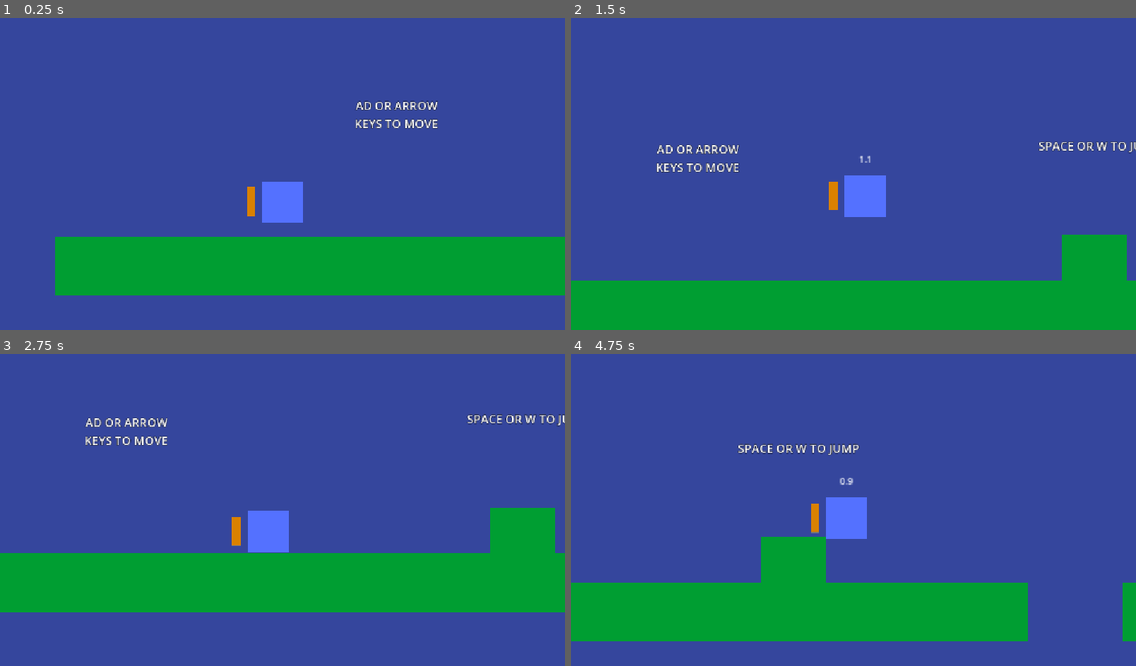
Above: before the commit, frames 1-4 (two rows, left to right).
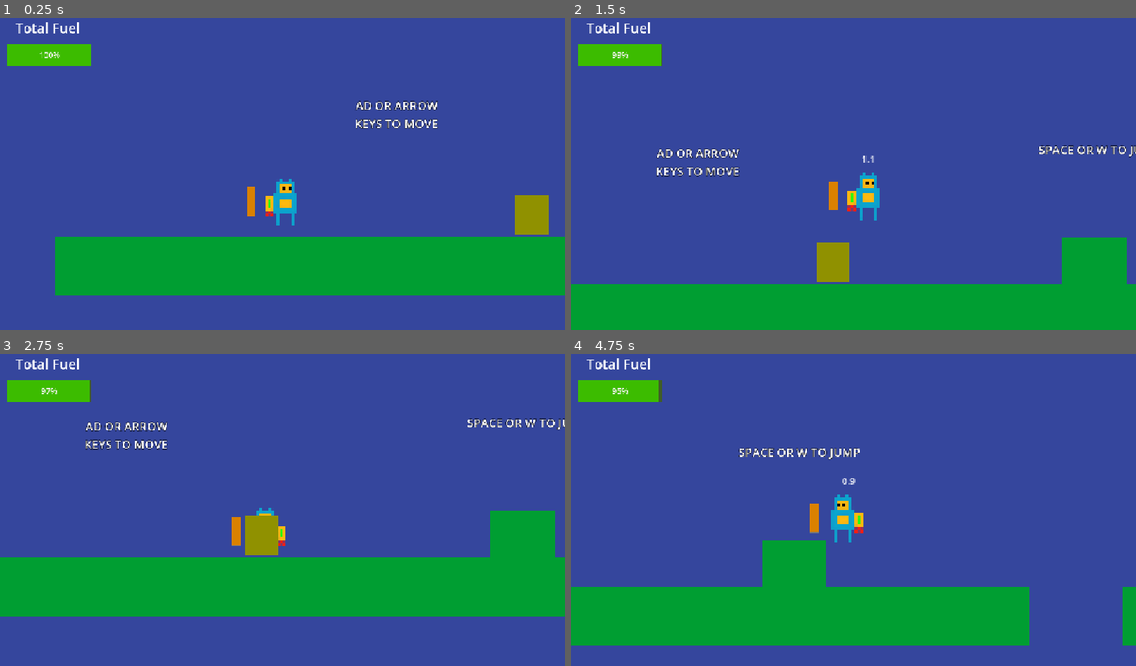
Above: after the commit, the same moments.

Repository: ChrisTheCoder27/Solo-Portfolio-Project
Game: Godot game, scene res://Scenes/main.tscn
Two runs of this game, one before a commit and one after it. Both use one fixed random seed, a clock stepped at 60 frames per second and the inputs below.
Inputs (mouse positions are in pixels of both pictures, inside the frame that each line leads up to):
- Up to frame 1 (0.25 s): no input
- Up to frame 2 (1.5 s): tap Enter at 0.5, 1.25 s; move the mouse to (977, 155) at 0.52 s; hold D (move_right) from 0.53 s (still down); tap Shift (dash) at 0.6 s; tap Space (jump) at 0.77 s; move the mouse to (740, 186) at 1.27 s; click (740, 186) at 1.35 s
- Up to frame 3 (2.75 s): tap Space (jump) at 1.52 s; tap Enter at 2 s; move the mouse to (339, 438) at 2.02 s; release D (move_right) at 2.03 s; hold A (move_left) from 2.03 s (still down); tap Shift (dash) at 2.1 s
- Up to frame 4 (4.75 s): tap Enter at 2.75, 3.5, 4.25 s; move the mouse to (825, 569) at 2.77 s; release A (move_left) at 2.78 s; hold D (move_right) 2.78-4.28 s; click (825, 569) at 2.85 s; tap Space (jump) at 3.02, 3.77, 4.52 s; move the mouse to (1023, 553) at 3.52 s; tap Shift (dash) at 3.6 s; move the mouse to (684, 460) at 4.27 s; hold A (move_left) from 4.28 s (still down); click (684, 460) at 4.35 s

The runs differ from the first frame. In frame 1, 3.2% of the frame differs, in the area x 1-98%, y 1-70%; in frame 2, 5.4%; in frame 3, 6.2%, in the area x 0-100%, y 1-85%; in frame 4, 5.2%.

Commit message:
Added UI for player fuel and a player sprite

Diff:
--- /dev/null
+++ b/Scenes/fuel_can.tscn
@@ -0,0 +1,22 @@
+[gd_scene format=3 uid="uid://l13f4jofr2co"]
+
+[ext_resource type="Script" uid="uid://b8jm7yqsjcbjk" path="res://Scripts/fuel_can.gd" id="1_uhmbd"]
+
+[sub_resource type="RectangleShape2D" id="RectangleShape2D_pi6nn"]
+size = Vector2(98, 113)
+
+[node name="FuelCan" type="Area2D" unique_id=1171700991]
+script = ExtResource("1_uhmbd")
+
+[node name="CollisionShape2D" type="CollisionShape2D" parent="." unique_id=723394243]
+position = Vector2(0, -18.5)
+shape = SubResource("RectangleShape2D_pi6nn")
+
+[node name="ColorRect" type="ColorRect" parent="." unique_id=13159074]
+offset_left = -34.0
+offset_top = -50.0
+offset_right = 33.0
+offset_bottom = 31.0
+color = Color(0.5662572, 0.567448, 3.85046e-07, 1)
+
+[connection signal="body_entered" from="." to="." method="_on_body_entered"]
--- a/Scenes/main.tscn
+++ b/Scenes/main.tscn
@@ -3,6 +3,8 @@
 [ext_resource type="PackedScene" uid="uid://bm1wyidq40kgi" path="res://Scenes/player.tscn" id="1_jjgbg"]
 [ext_resource type="PackedScene" uid="uid://caxi2jc7ryorh" path="res://Scenes/ground_platform.tscn" id="2_bo1nx"]
 [ext_resource type="PackedScene" uid="uid://cj438po8rivr7" path="res://Scenes/death_barrier.tscn" id="3_8gbba"]
+[ext_resource type="PackedScene" uid="uid://cq3epjyo01sp7" path="res://Scenes/player_ui.tscn" id="4_jjvhh"]
+[ext_resource type="PackedScene" uid="uid://l13f4jofr2co" path="res://Scenes/fuel_can.tscn" id="5_kry3j"]
 
 [node name="Main" type="Node" unique_id=79320717]
 
@@ -114,3 +116,10 @@
 [node name="DeathBarrier3" parent="DeathBarriers" unique_id=202037513 instance=ExtResource("3_8gbba")]
 position = Vector2(4564, 825.99994)
 scale = Vector2(1.280005, 0.44000018)
+
+[node name="CanvasLayer" type="CanvasLayer" parent="." unique_id=817978418]
+
+[node name="PlayerUI" parent="CanvasLayer" unique_id=752570288 instance=ExtResource("4_jjvhh")]
+
+[node name="FuelCan" parent="." unique_id=1171700991 instance=ExtResource("5_kry3j")]
+position = Vector2(1080, 466)
--- a/Scenes/player.tscn
+++ b/Scenes/player.tscn
@@ -1,9 +1,10 @@
 [gd_scene format=3 uid="uid://bm1wyidq40kgi"]
 
 [ext_resource type="Script" uid="uid://dvnhplfggpwyv" path="res://Scripts/player.gd" id="1_cvnsp"]
+[ext_resource type="Texture2D" uid="uid://bkcnwwnxx7nhc" path="res://Sprites/Rocket_Man_Idle.png" id="2_cvnsp"]
 
 [sub_resource type="RectangleShape2D" id="RectangleShape2D_pi6nn"]
-size = Vector2(56, 56)
+size = Vector2(49.333336, 66.66667)
 
 [sub_resource type="StyleBoxFlat" id="StyleBoxFlat_cvnsp"]
 bg_color = Color(0.468777, 0.46877706, 0.468777, 1)
@@ -18,6 +19,7 @@
 metadata/_edit_group_ = true
 
 [node name="PlayerShape" type="ColorRect" parent="." unique_id=461742509]
+visible = false
 anchors_preset = 8
 anchor_left = 0.5
 anchor_top = 0.5
@@ -32,7 +34,12 @@
 scale = Vector2(1.4000002, 1.4000002)
 color = Color(0.32879883, 0.4446555, 1, 1)
 
+[node name="Sprite2D" type="Sprite2D" parent="." unique_id=1296851483]
+scale = Vector2(4, 3.9999998)
+texture = ExtResource("2_cvnsp")
+
 [node name="CollisionShape2D" type="CollisionShape2D" parent="." unique_id=894563353]
+position = Vector2(-1.333333, 0)
 shape = SubResource("RectangleShape2D_pi6nn")
 
 [node name="Camera2D" type="Camera2D" parent="." unique_id=1748791378]
@@ -49,9 +56,9 @@
 one_shot = true
 
 [node name="DashText" type="Label" parent="." unique_id=1050604755]
-offset_left = -51.999992
+offset_left = -47.999996
 offset_top = -62.0
-offset_right = 52.666664
+offset_right = 56.66666
 offset_bottom = -37.333336
 theme_override_font_sizes/font_size = 12
 text = "Dash Cooldown"
--- /dev/null
+++ b/Scenes/player_ui.tscn
@@ -0,0 +1,39 @@
+[gd_scene format=3 uid="uid://cq3epjyo01sp7"]
+
+[ext_resource type="Script" uid="uid://b17ygdgythmbs" path="res://Scripts/player_ui.gd" id="1_ohrjl"]
+
+[sub_resource type="StyleBoxFlat" id="StyleBoxFlat_pi6nn"]
+bg_color = Color(0.25368226, 0.3624642, 0.15828466, 1)
+
+[sub_resource type="StyleBoxFlat" id="StyleBoxFlat_gj143"]
+bg_color = Color(0.23721614, 0.7374934, 1.92523e-07, 1)
+
+[node name="PlayerUI" type="Control" unique_id=752570288]
+layout_mode = 3
+anchors_preset = 15
+anchor_right = 1.0
+anchor_bottom = 1.0
+grow_horizontal = 2
+grow_vertical = 2
+script = ExtResource("1_ohrjl")
+
+[node name="FuelText" type="Label" parent="." unique_id=795856018]
+layout_mode = 1
+offset_left = 20.0
+offset_top = 9.0
+offset_right = 175.0
+offset_bottom = 56.0
+theme_override_font_sizes/font_size = 28
+text = "Total Fuel"
+horizontal_alignment = 1
+vertical_alignment = 1
+
+[node name="FuelBar" type="ProgressBar" parent="." unique_id=309819331]
+layout_mode = 1
+offset_left = 14.0
+offset_top = 64.0
+offset_right = 187.0
+offset_bottom = 109.0
+theme_override_styles/background = SubResource("StyleBoxFlat_pi6nn")
+theme_override_styles/fill = SubResource("StyleBoxFlat_gj143")
+value = 70.0
--- /dev/null
+++ b/Scripts/fuel_can.gd
@@ -0,0 +1,5 @@
+extends Area2D
+
+func _on_body_entered(body: Node2D) -> void:
+	if body.name == "Player":
+		print("Fuel pickup!")
--- a/Scripts/player.gd
+++ b/Scripts/player.gd
@@ -48,10 +48,13 @@
 		else:
 			velocity.x = direction * speed
 
+		# Flips the player sprite depending on the direction they're facing
 		if direction >= 0:
 			prev_direction = 1
+			$Sprite2D.flip_h = false
 		else:
 			prev_direction = -1
+			$Sprite2D.flip_h = true
 	else:
 		if is_dashing:
 			velocity.x = prev_direction * dash_velocity
--- /dev/null
+++ b/Scripts/player_ui.gd
@@ -0,0 +1,13 @@
+extends Control
+
+# Fuel variables
+@export var max_fuel : float = 100.0
+var current_fuel : float
+
+func _ready() -> void:
+	current_fuel = max_fuel
+
+func _process(delta: float) -> void:
+	$FuelBar.value = current_fuel
+	if current_fuel > 0.0:
+		current_fuel -= delta
--- a/project.godot
+++ b/project.godot
@@ -59,5 +59,6 @@
 
 [rendering]
 
+textures/canvas_textures/default_texture_filter=0
 rendering_device/driver.windows="d3d12"
 environment/defaults/default_clear_color=Color(0.20759577, 0.27523404, 0.61515015, 1)
Not shown, added: Scripts/fuel_can.gd.uid
Not shown, added: Scripts/player_ui.gd.uid
Binary file added: Sprites/Rocket_Man_Idle.png
Not shown, added: Sprites/Rocket_Man_Idle.png.import
